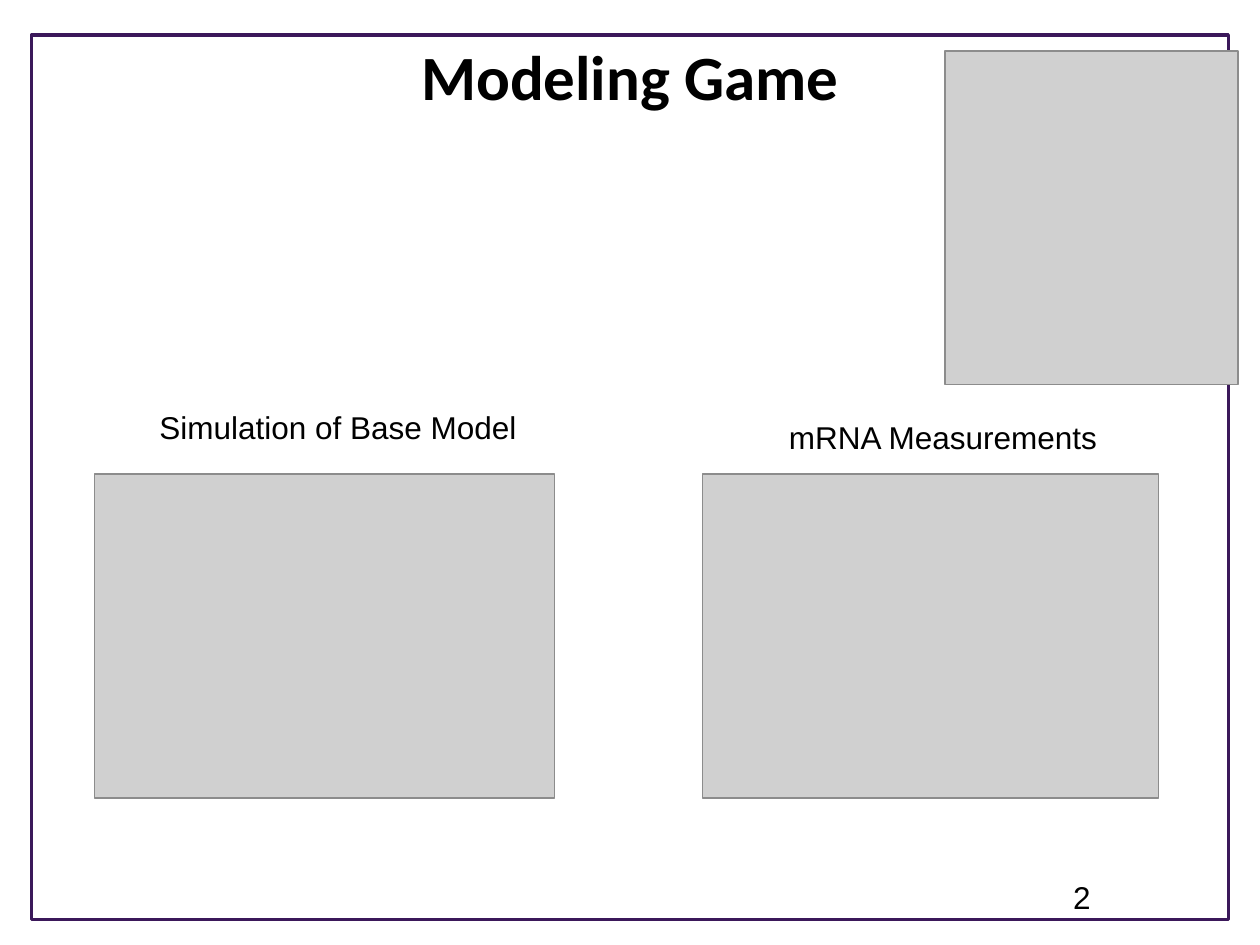
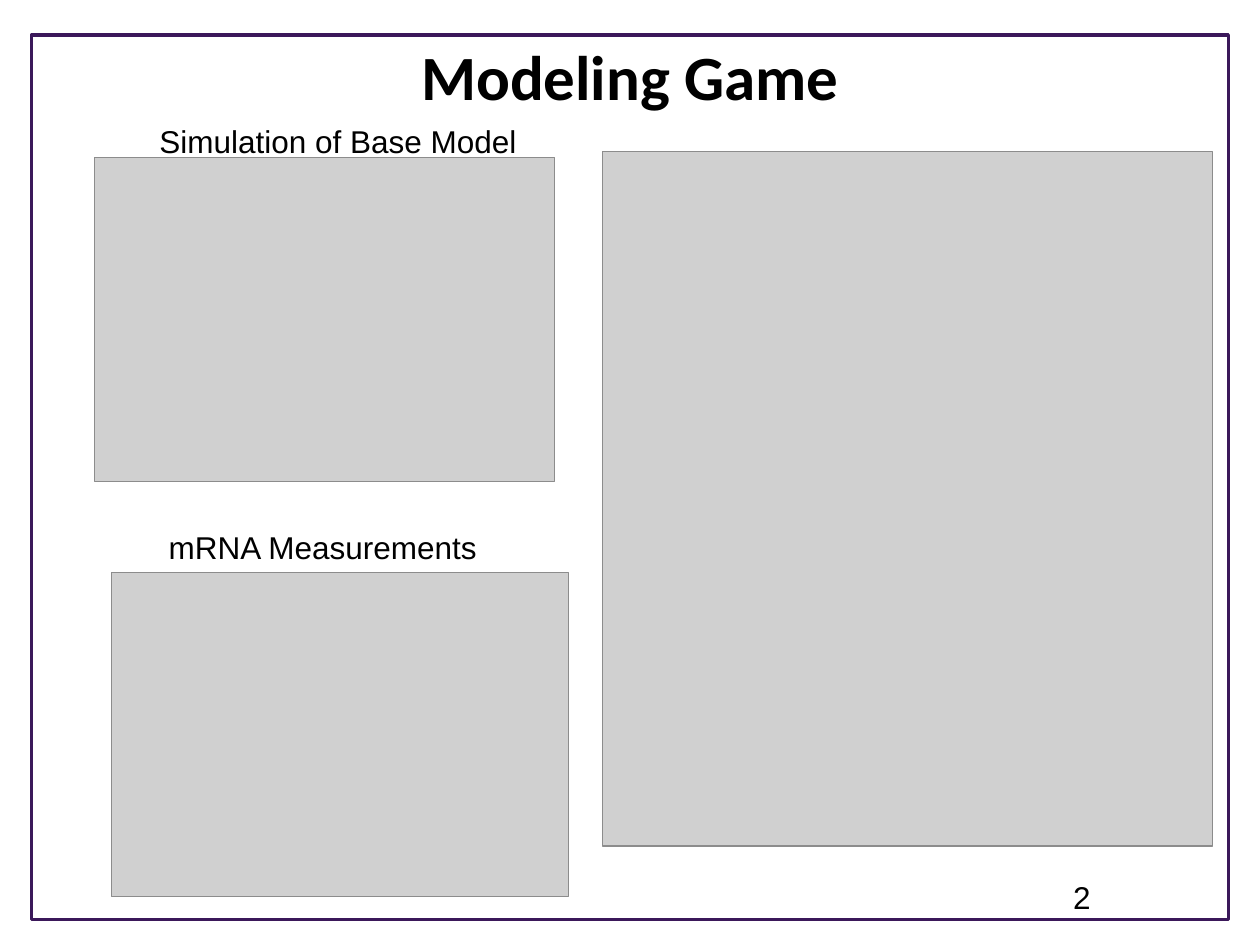
Before and after one commit to ModelEngineering/advancing-biomedical-models, a slide deck: slide 2 of ModelingGame/Summary of Approach to Modeling Game.pptx. Drawn at 1260x945 pixels with LibreOffice and Linux fonts; fonts in the diff are those of the drawing; grey boxes stand for pictures; background and template pictures are left out. Boxes give left, top, right and bottom in pixels: in the first picture for what was removed or moved away, otherwise in the second. Text is boxed around its words. In the diff, an @@ line names an element or a change of style, - is before the commit and + after.

Commit message:
Update slides

```diff
--- a/ModelingGame/Summary of Approach to Modeling Game.pptx
+++ b/ModelingGame/Summary of Approach to Modeling Game.pptx
@@ text "Simulation of Base Model" rewrapped from (159, 416, 517, 440) to (159, 130, 517, 159) @@
@@ picture: place and size @@
-picture at (94, 474, 554, 798)
+picture at (94, 158, 554, 481)
@@ picture: place and size @@
-picture at (945, 52, 1239, 386)
+picture at (602, 151, 1212, 845)
@@ text "mRNA Measurements": place and size @@
-text "mRNA Measurements" at (789, 427, 1097, 450)
+text "mRNA Measurements" at (169, 537, 476, 560)
@@ picture: place and size @@
-picture at (702, 474, 1158, 798)
+picture at (112, 572, 568, 896)
```
Also in this commit, not shown: 2 other slides changed, 1 slide added.
